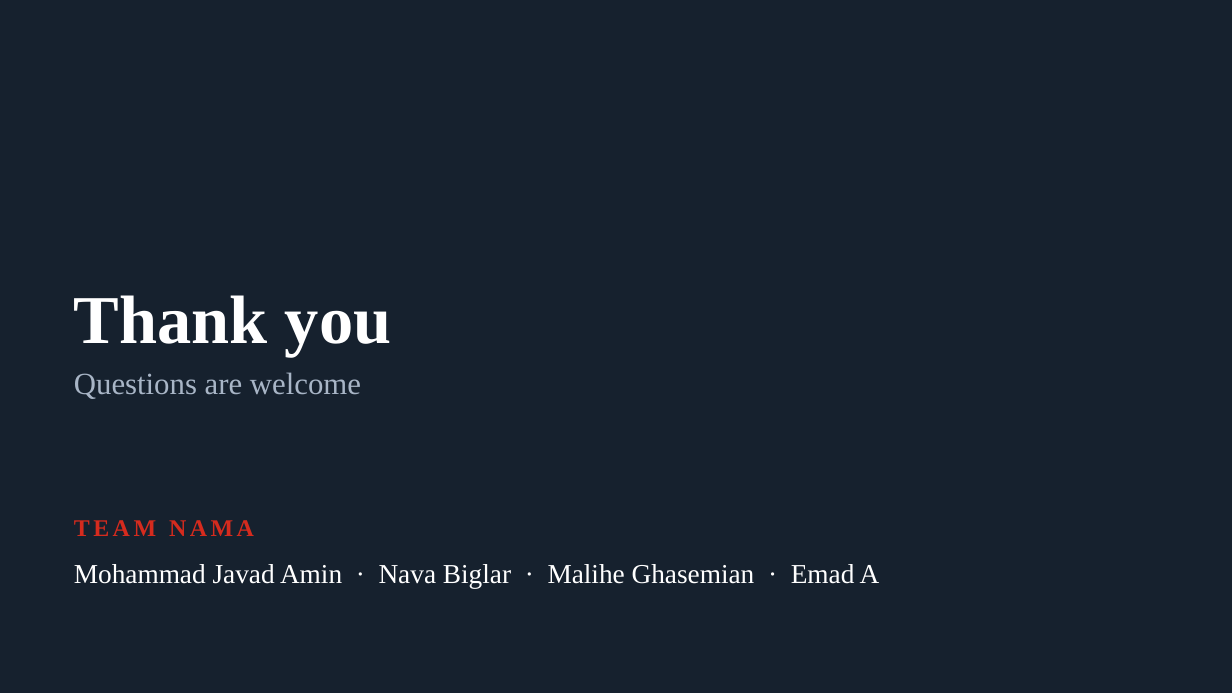
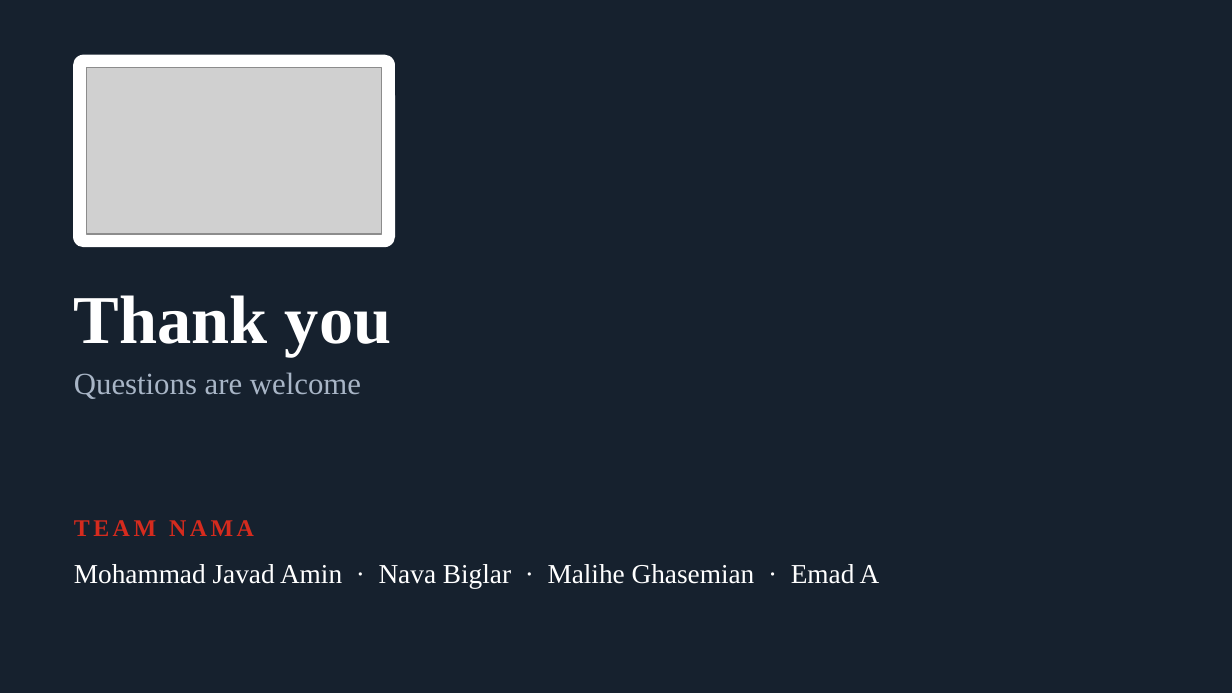
Before and after one commit to mj-amin-ece/Lifeware-Challenge, a slide deck: slide 7 of presentation/NAMA_Neuron_Migration.pptx. Drawn at 1232x693 pixels with LibreOffice and Linux fonts; fonts in the diff are those of the drawing; grey boxes stand for pictures. Boxes give left, top, right and bottom in pixels: in the first picture for what was removed or moved away, otherwise in the second. Text is boxed around its words. In the diff, an @@ line names an element or a change of style, - is before the commit and + after.

```diff
--- a/presentation/NAMA_Neuron_Migration.pptx
+++ b/presentation/NAMA_Neuron_Migration.pptx
@@ rounded rectangle added at (74, 55, 394, 246), fill #FFFFFF, outline #FFFFFF 1 pt @@
@@ picture added at (86, 68, 382, 234) @@
```
Also in this commit, not shown: 1 other slide changed, 2 other files.
